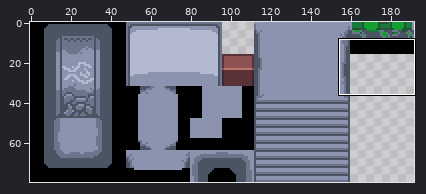
Two states of a pixel-art file, assets/aseprite/cave_tileset.aseprite. Above, an overview of the earlier version with the close-up marked.
Close-up. Old version:
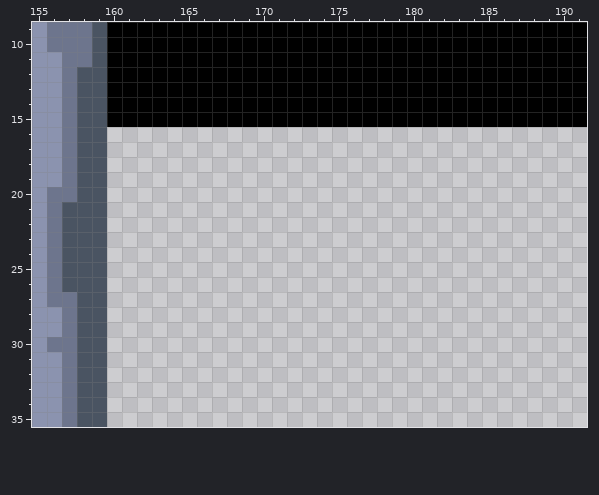
192x80 pixels, 1 frame. Shown: x 155..191, y 9..35.
After:
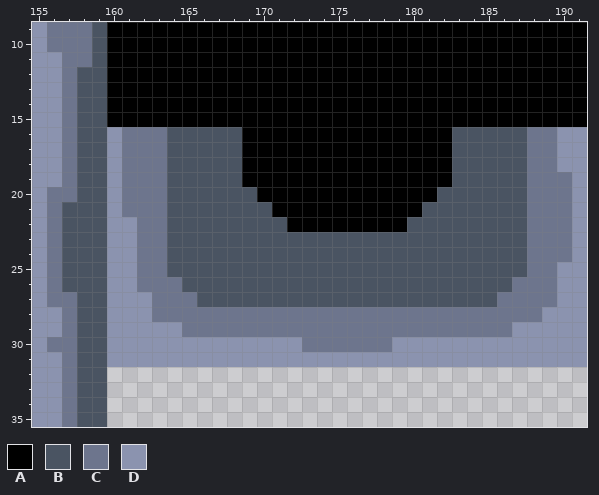
Palette (. is transparent): A #000000  B #4a5462  C #6d758d  D #8b93af
The edit:
@@ x 155..191 @@
 15 DDCBBAAAAAAAAAAAAAAAAAAAAAAAAAAAAAAAA
-16 DDCBB................................
-17 DDCBB................................
-18 DDCBB................................
-19 DDCBB................................
-20 DCCBB................................
-21 DCBBB................................
-22 DCBBB................................
-23 DCBBB................................
-24 DCBBB................................
-25 DCBBB................................
-26 DCBBB................................
-27 DCCBB................................
-28 DDCBB................................
-29 DDCBB................................
-30 DCCBB................................
-31 DDCBB................................
+16 DDCBBDCCCBBBBBAAAAAAAAAAAAAABBBBBCCDD
+17 DDCBBDCCCBBBBBAAAAAAAAAAAAAABBBBBCCDD
+18 DDCBBDCCCBBBBBAAAAAAAAAAAAAABBBBBCCDD
+19 DDCBBDCCCBBBBBAAAAAAAAAAAAAABBBBBCCCD
+20 DCCBBDCCCBBBBBBAAAAAAAAAAAABBBBBBCCCD
+21 DCBBBDCCCBBBBBBBAAAAAAAAAABBBBBBBCCCD
+22 DCBBBDDCCBBBBBBBBAAAAAAAABBBBBBBBCCCD
+23 DCBBBDDCCBBBBBBBBBBBBBBBBBBBBBBBBCCCD
+24 DCBBBDDCCBBBBBBBBBBBBBBBBBBBBBBBBCCCD
+25 DCBBBDDCCBBBBBBBBBBBBBBBBBBBBBBBBCCDD
+26 DCBBBDDCCCBBBBBBBBBBBBBBBBBBBBBBCCCDD
+27 DCCBBDDDCCCBBBBBBBBBBBBBBBBBBBBCCCCDD
+28 DDCBBDDDCCCCCCCCCCCCCCCCCCCCCCCCCCDDD
+29 DDCBBDDDDDCCCCCCCCCCCCCCCCCCCCCCDDDDD
+30 DCCBBDDDDDDDDDDDDDCCCCCCDDDDDDDDDDDDD
+31 DDCBBDDDDDDDDDDDDDDDDDDDDDDDDDDDDDDDD
 32 DDCBB................................
Where, in picture pixels (left, top, right, bottom), the same in both close-ups:
added: (107, 127, 587, 367)
